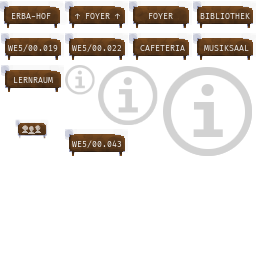
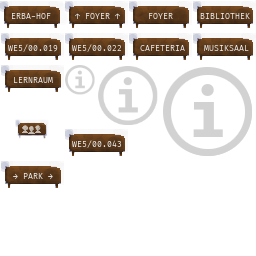
Two versions of the same layered image (w=256, h=256). Layer-by-layer changes:
added group "park" with 5 layers above "WE5/00.043" over (1, 161, 64, 188)
added layer "→ PARK →" in group "park" over (13, 173, 53, 180)
added layer "shield-highlight #12" (color dodge, 26%) in group "park" over (3, 161, 64, 185)
added layer "shield-shadow-Kopie #12" (multiply, 81%) in group "park" over (1, 161, 61, 184)
added layer "shield-shadow #12" (multiply) in group "park" over (5, 166, 61, 188)
added layer "shield-foundation #12" in group "park" over (5, 166, 61, 188)
